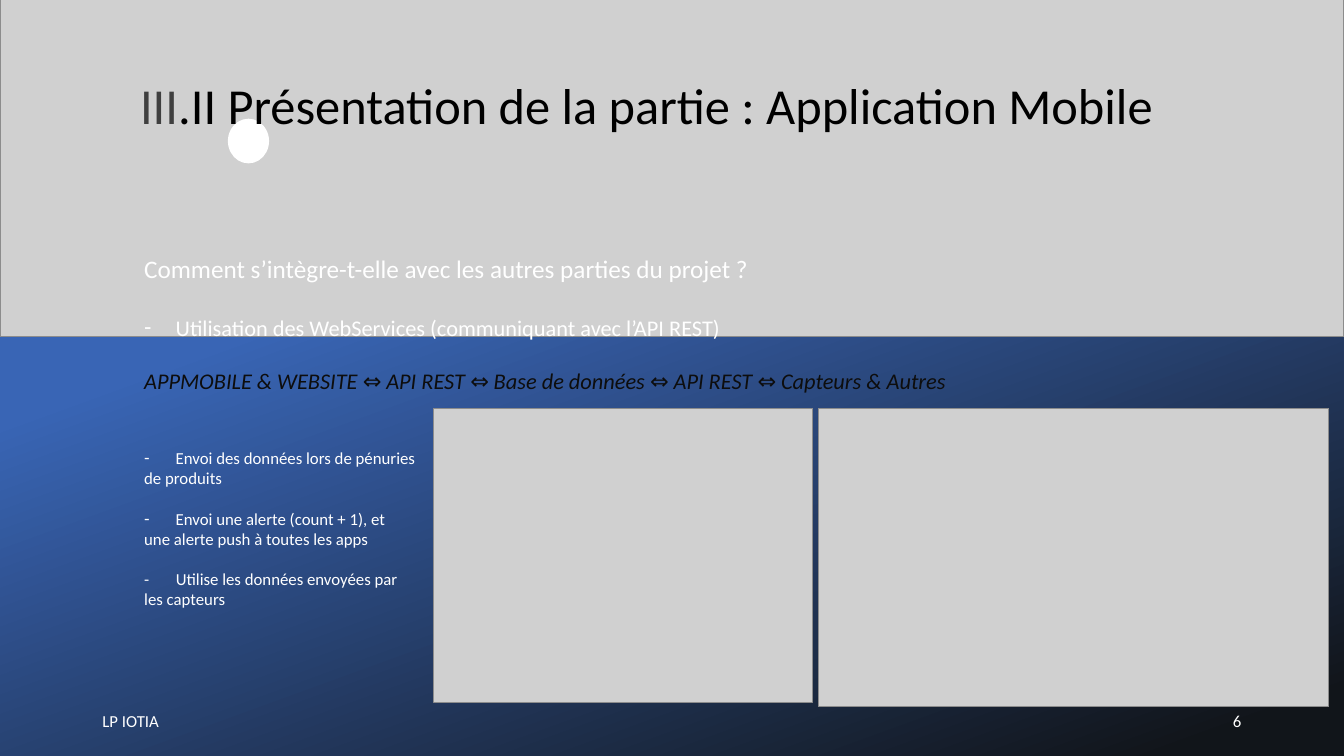
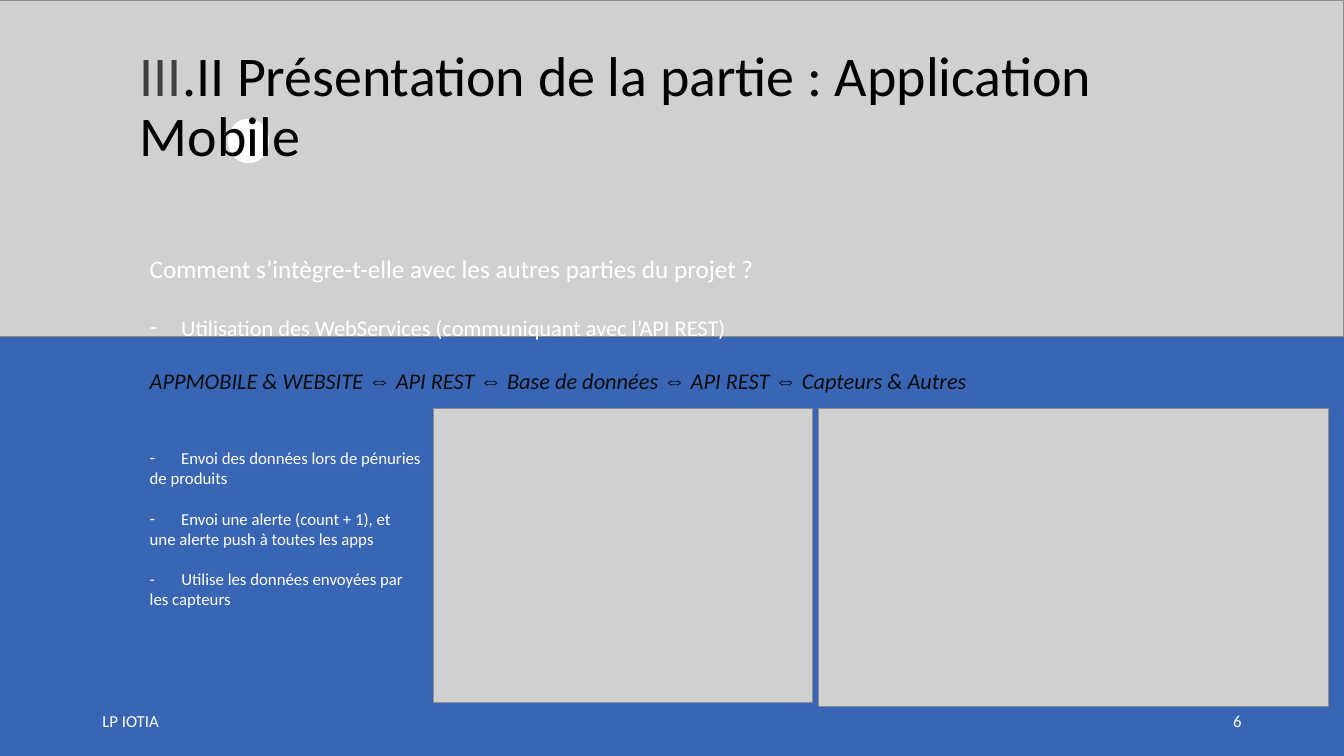
Before and after one commit to LENSAlex/ProjetIotia, a slide deck: slide 6 of Diapo_commun/PresentationCommune.pptx. Drawn at 1344x756 pixels with LibreOffice and Linux fonts; fonts in the diff are those of the drawing; grey boxes stand for pictures. Boxes give left, top, right and bottom in pixels: in the first picture for what was removed or moved away, otherwise in the second. Text is boxed around its words. In the diff, an @@ line names an element or a change of style, - is before the commit and + after.

Commit message:
Partie Web Service

```diff
--- a/Diapo_commun/PresentationCommune.pptx
+++ b/Diapo_commun/PresentationCommune.pptx
@@ picture at (0,0,1344,336): rotation 0 to 180 degrees @@
@@ text "III.II Présentation de la partie ..." at (140,57,1091,163): size 36 to 40 pt @@
@@ rectangle at (0,150,1344,756): fill gradient #3965B5 to #11151A to #3965B5 @@
@@ text at (150,320,967,527): font Calibri to Arial in "⇔ ⇔ ⇔ ⇔" @@
```
Also in this commit, not shown: 13 other slides changed, 1 slide removed.
